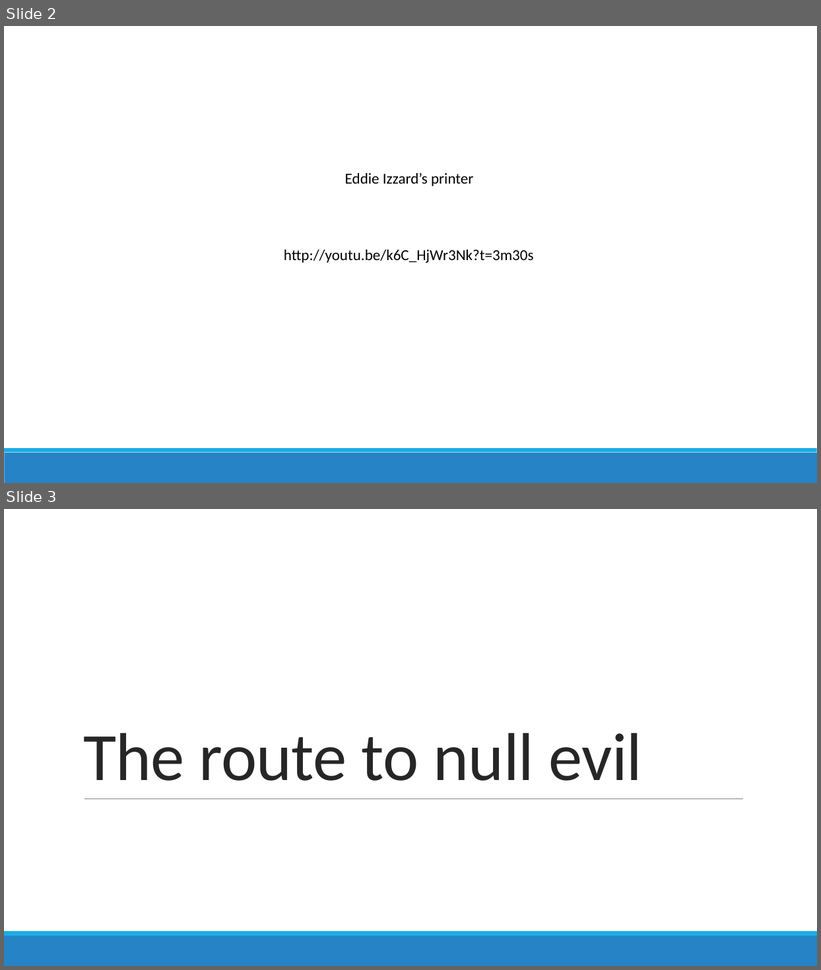
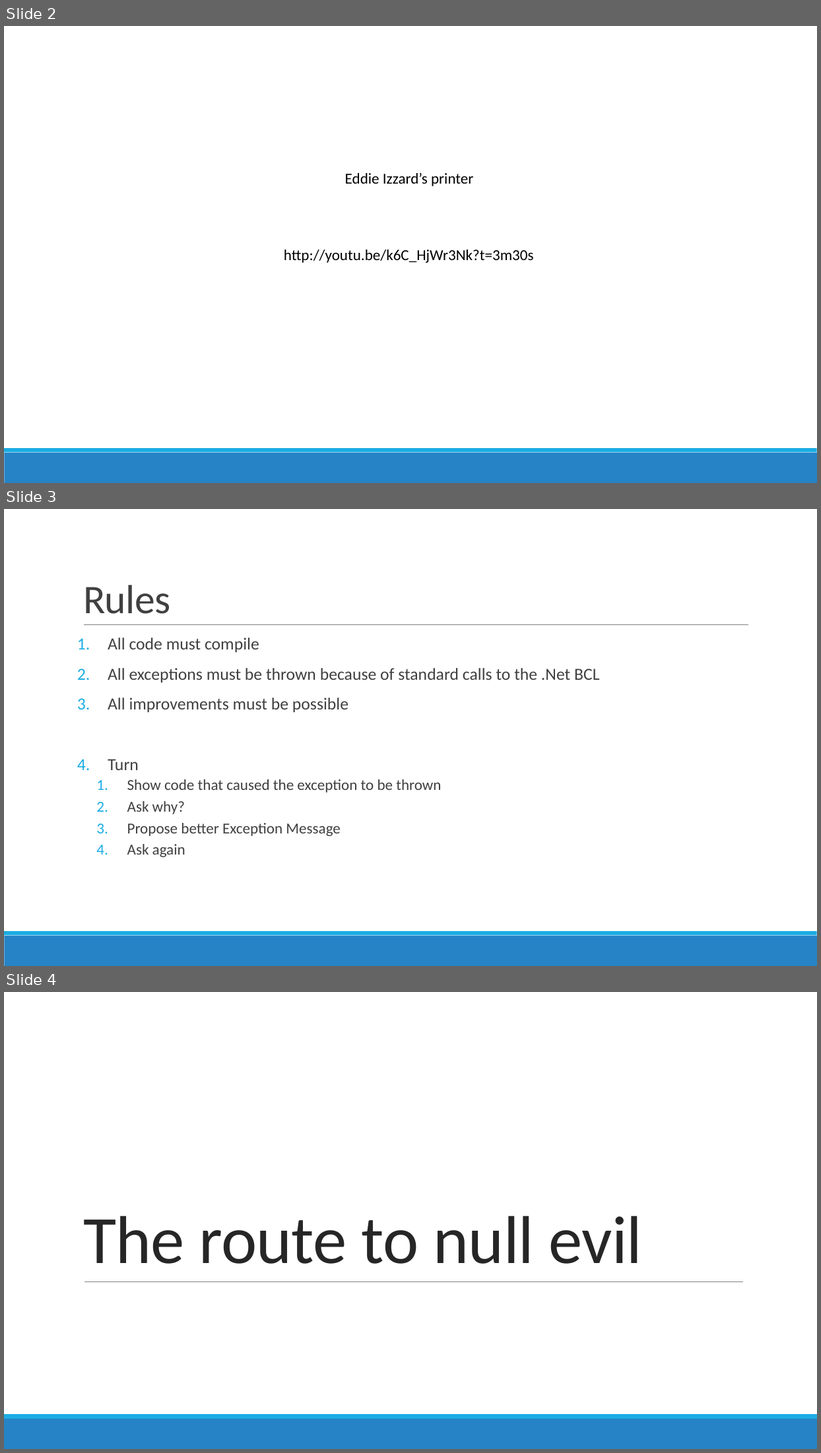
Before and after one commit to jamesrcounts/ExceptionalTalk, a slide deck: Exceptional Exceptions.pptx. Shown one above the other, each under a label of ours: slides 2 and 3 before the commit, slides 2, 3 and 4 after it. The pictures are 821x970 and 821x1453 pixels, drawn with LibreOffice and Linux fonts; fonts in the diff are those of the drawing. Boxes give left, top, right and bottom in pixels: in the first picture for what was removed or moved away, otherwise in the second. Text is boxed around its words. In the diff, an @@ line names an element or a change of style, - is before the commit and + after.

```diff
--- a/Exceptional Exceptions.pptx
+++ b/Exceptional Exceptions.pptx
@@ slide 3 added at [4, 509, 817, 966], background #FFFFFF; not listed: 2 template elements that a slide beside it also shows @@
@@ title added at [83, 585, 170, 614], 48 pt, text #404040 @@
+Rules
@@ line added from (84, 625) to (748, 625), #808080 0.5 pt @@
@@ text added at [108, 638, 599, 857], 20 pt, text #404040 @@
+1. All code must compile
+2. All exceptions must be thrown because of standard calls to the .Net BCL
+3. All improvements must be possible
+4. Turn
+  1. Show code that caused the exception to be thrown
+  2. Ask why?
+  3. Propose better Exception Message
+  4. Ask again
@@ what was slide 3 is now slide 4 @@
```
Also in this commit, not shown: 2 slides changed.
